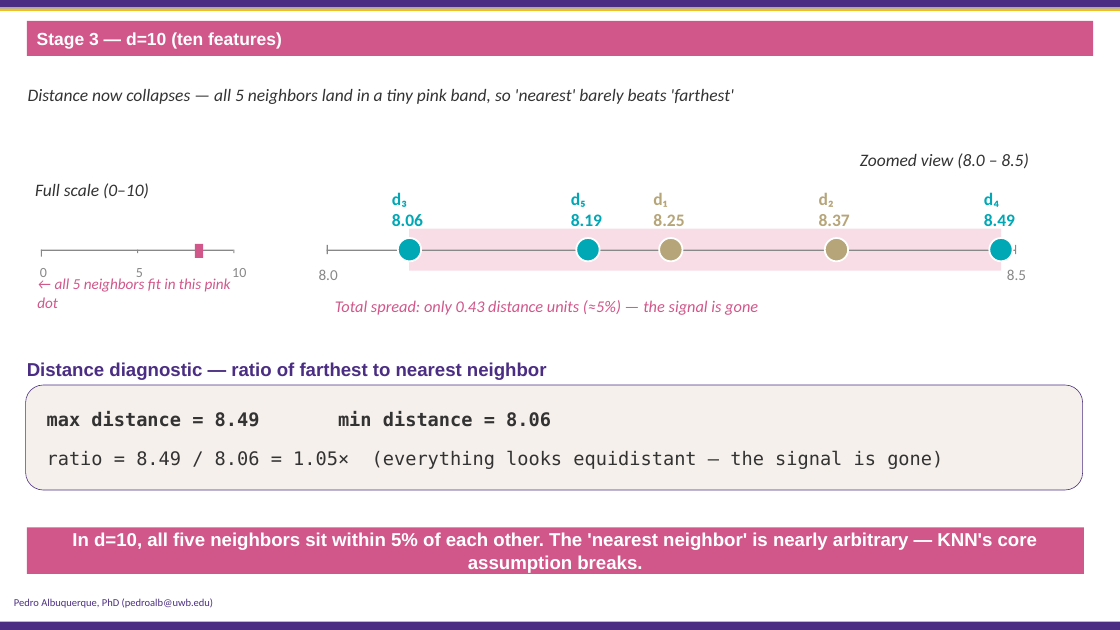
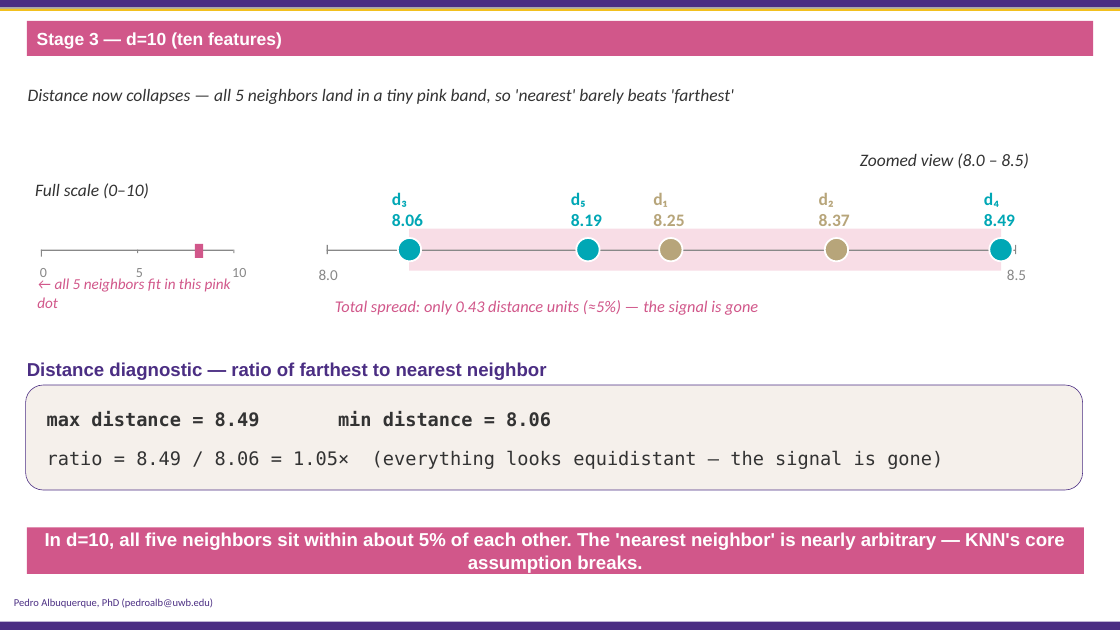
Before and after one commit to PedroBSB/BDATA412, a slide deck: slide 20 of 01 - Advanced Data Visualization.pptx. Drawn at 1120x630 pixels with LibreOffice and Linux fonts; fonts in the diff are those of the drawing; background and template pictures are left out. Boxes give left, top, right and bottom in pixels: in the first picture for what was removed or moved away, otherwise in the second. Text is boxed around its words. In the diff, an @@ line names an element or a change of style, - is before the commit and + after.

```diff
--- a/01 - Advanced Data Visualization.pptx
+++ b/01 - Advanced Data Visualization.pptx
@@ text in rectangle at (45,532,1064,573): text changed @@
-In d=10, all five neighbors sit within 5% of each other. The 'nearest neighbor' is nearly arbitrary — KNN's core assumption breaks.
+In d=10, all five neighbors sit within about 5% of each other. The 'nearest neighbor' is nearly arbitrary — KNN's core assumption breaks.
```
Also in this commit, not shown: 19 other slides changed.
